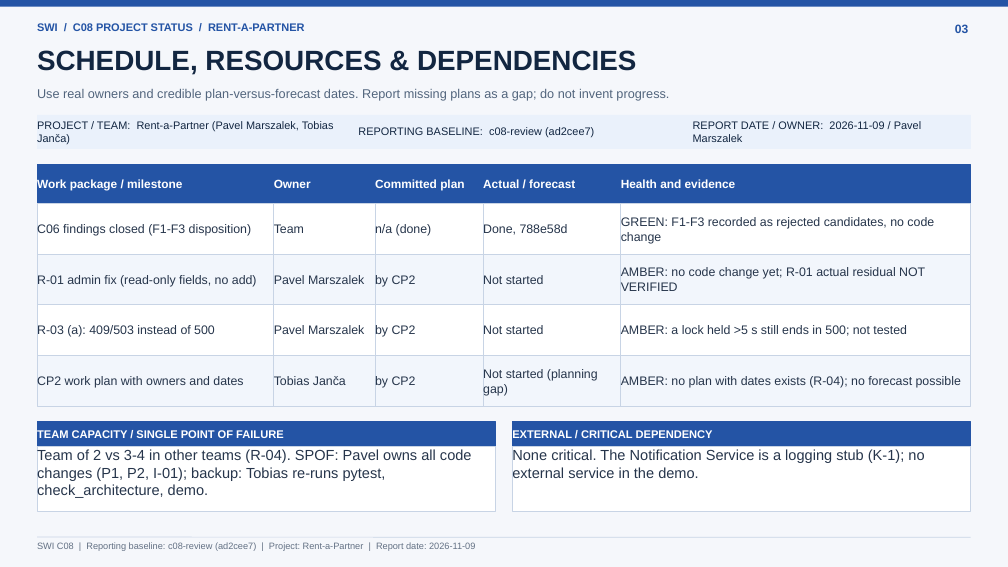
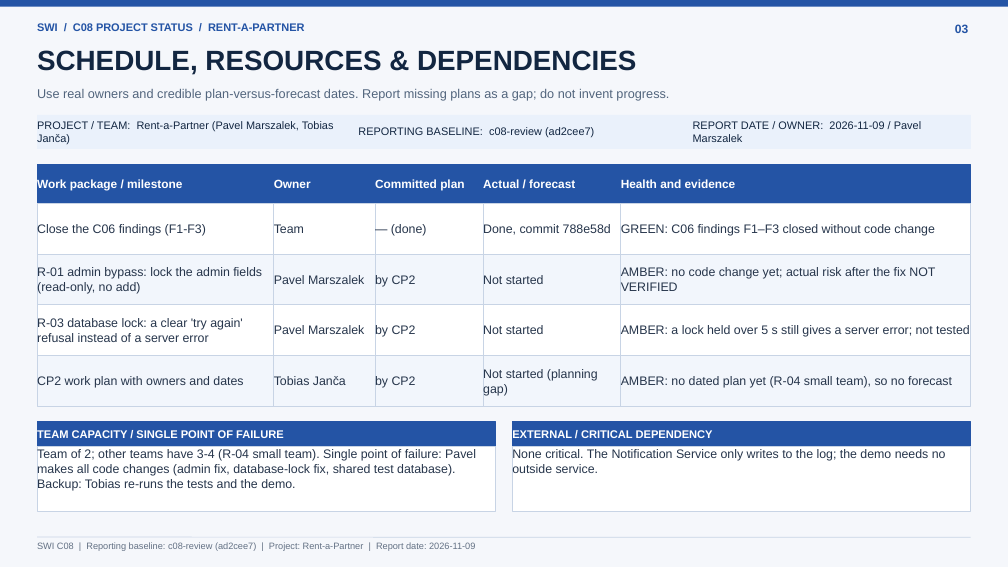
Before and after one commit to palcat13/SWI-Projekt, a slide deck: slide 3 of docs/c08-project-status.pptx. Drawn at 1008x567 pixels with LibreOffice and Linux fonts; fonts in the diff are those of the drawing. Boxes give left, top, right and bottom in pixels: in the first picture for what was removed or moved away, otherwise in the second. Text is boxed around its words. In the diff, an @@ line names an element or a change of style, - is before the commit and + after.

```diff
--- a/docs/c08-project-status.pptx
+++ b/docs/c08-project-status.pptx
@@ text in rectangle at <box>37,223,206,236</box>: text changed @@
-C06 findings closed (F1-F3 disposition)
+Close the C06 findings (F1-F3)
@@ text in rectangle at <box>391,224,427,236</box>: text changed @@
-n/a (done)
+— (done)
@@ text in rectangle at <box>483,223,611,236</box>: text changed @@
-Done, 788e58d
+Done, commit 788e58d
@@ text in rectangle at <box>621,224,935,236</box>: text changed @@
-GREEN: F1-F3 recorded as rejected candidates, no code change
+GREEN: C06 findings F1–F3 closed without code change
@@ text in rectangle at <box>37,267,262,295</box>: text changed @@
-R-01 admin fix (read-only fields, no add)
+R-01 admin bypass: lock the admin fields (read-only, no add)
@@ text in rectangle at <box>621,267,935,291</box>: text changed @@
-AMBER: no code change yet; R-01 actual residual NOT VERIFIED
+AMBER: no code change yet; actual risk after the fix NOT VERIFIED
@@ text in rectangle at <box>37,317,243,345</box>: text changed @@
-R-03 (a): 409/503 instead of 500
+R-03 database lock: a clear 'try again' refusal instead of a server error
@@ text in rectangle at <box>621,325,970,337</box>: text changed @@
-AMBER: a lock held >5 s still ends in 500; not tested
+AMBER: a lock held over 5 s still gives a server error; not tested
@@ text in rectangle at <box>621,376,952,388</box>: text changed @@
-AMBER: no plan with dates exists (R-04); no forecast possible
+AMBER: no dated plan yet (R-04 small team), so no forecast
@@ text in rectangle at <box>37,448,476,491</box>: text changed; size 13.9 to 11.8 pt @@
-Team of 2 vs 3-4 in other teams (R-04). SPOF: Pavel owns all code changes (P1, P2, I-01); backup: Tobias re-runs pytest, check_architecture, demo.
+Team of 2; other teams have 3-4 (R-04 small team). Single point of failure: Pavel makes all code changes (admin fix, database-lock fix, shared test database). Backup: Tobias re-runs the tests and the demo.
@@ text in rectangle at <box>512,448,946,476</box>: text changed; size 13.9 to 11.8 pt @@
-None critical. The Notification Service is a logging stub (K-1); no external service in the demo.
+None critical. The Notification Service only writes to the log; the demo needs no outside service.
```
Also in this commit, not shown: 5 other slides changed.
